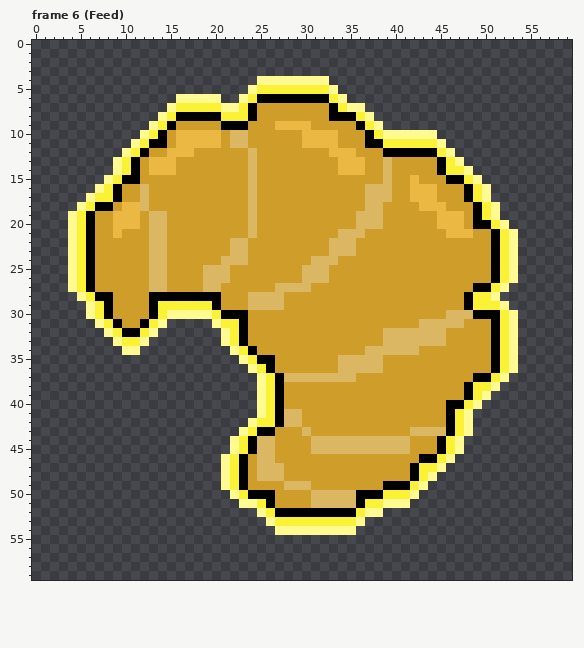
Pixel-art file: graphics/test_jotaro/play_button.aseprite. The picture above was drawn from the file before the commit.
60x60 pixels, 12 frames. Colours within 5 levels of each other are drawn and written as one. Shown: frame 6 (Feed). The commit also changed other frames, which this record leaves out.
After the commit:
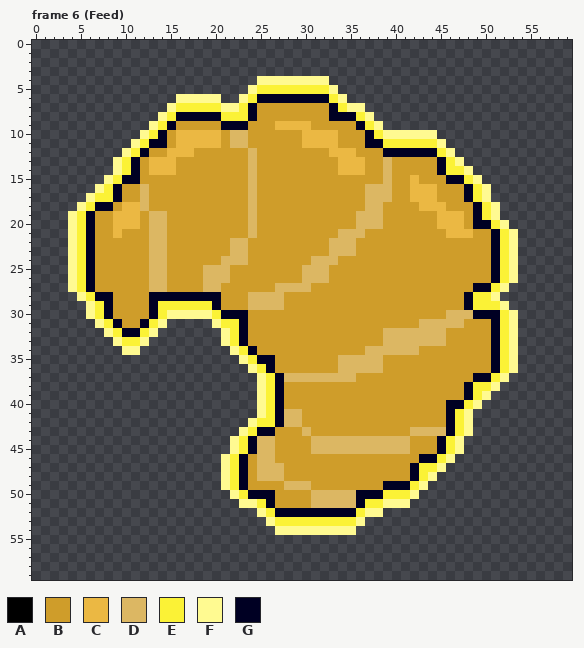
Palette (. is transparent): A #000000  B #cf9d2a  C #ebb843  D #dcb763  E #fbf236  F #fffa91  G #000023
Edits made:
Frame 6 (Feed), layer "icon":
The edit turns colour A into colour G in row 6 at x 25 to 32; in row 7 at x 24 and 33; in row 8 at x 16 to 20, 24 and 33 to 35; in row 9 at x 15, 21 to 23 and 36; in row 10 at x 14 and 37; in row 11 at x 13 to 14 and 37 to 38.
The edit turns colour A into colour G in row 12 at x 12 and 39 to 44; in rows 13 to 14 at x 11 and 45; in row 15 at x 10 to 11 and 46 to 47; in rows 16 to 17 at x 9 and 48; in row 18 at x 7 to 8 and 49; in row 19 at x 6 and 49.
The edit turns colour A into colour G in row 20 at x 6 and 49 to 50; in rows 21 to 26 at x 6 and 51; in row 27 at x 6 and 49 to 50; in row 28 at x 7 to 8, 13 to 20 and 48; in row 29 at x 8, 13, 20 and 48; in row 30 at x 8, 13, 21 to 23 and 49 to 51.
The edit turns colour A into colour G in row 31 at x 9, 12, 23 and 51; in row 32 at x 10 to 11, 23 and 51; in row 33 at x 23 and 51; in row 34 at x 24 and 51; in row 35 at x 25 to 26 and 51; in row 36 at x 26 and 51.
The edit turns colour A into colour G in row 37 at x 27 and 49 to 50; in rows 38 to 39 at x 27 and 48; in row 40 at x 27 and 46 to 47; in rows 41 to 42 at x 27 and 46; in row 43 at x 25 to 26 and 46; in rows 44 to 45 at x 24 and 45.
The edit turns colour A into colour G in row 46 at x 23 and 43 to 44; in rows 47 to 48 at x 23 and 42; in row 49 at x 23 and 39 to 41; in row 50 at x 24 to 26 and 36 to 38; in row 51 at x 26 and 36; in row 52 at x 27 to 35.
